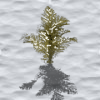
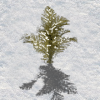
Revision of a layered 100x100 image; what changed, layer by layer:
painted on "Pasted Layer" over <box>0,0,100,100</box>
